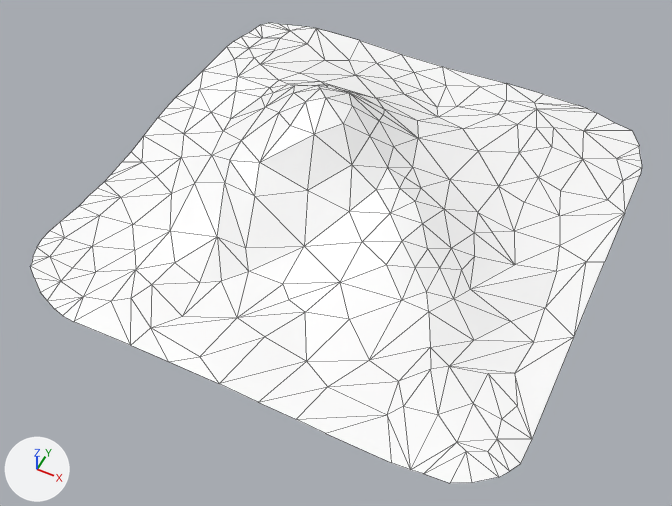
The glTF model public/assets/models/nature/ground_02.glb as it was, and as the next commit left it.
The view is the same before and after, from a 50 mm camera at (-8.9, -35.9, 39.2) aimed at (-25.1, -3.6, -1.2). Arrows for +X, +Y and +Z are at lower left; the lights stay in place. The older version comes first. Mesh edges are drawn as thin lines. Where no turn or scale is listed for an object, it has been applied to the vertices.

The older version as bpy lines, for what is in view:
```python
mat_nature_mat_01 = principled_material('Nature_Mat_01')
mat_nature_mat_01.base_color = (1.0, 1.0, 1.0)  # white #ffffff
me_plane_002 = bpy.data.meshes.new('Plane.002')
me_plane_002.from_pydata(...)  # 257 vertices, 440 faces; spans x -14.9..14.9, y -14.9..14.9, z 0.0..5.6
me_plane_002.materials.append(mat_nature_mat_01)  # white #ffffff
ob_ground_02 = bpy.data.objects.new('Ground_02', me_plane_002)
ob_ground_02.location = (-25.77, 0.0, -0.8)
```
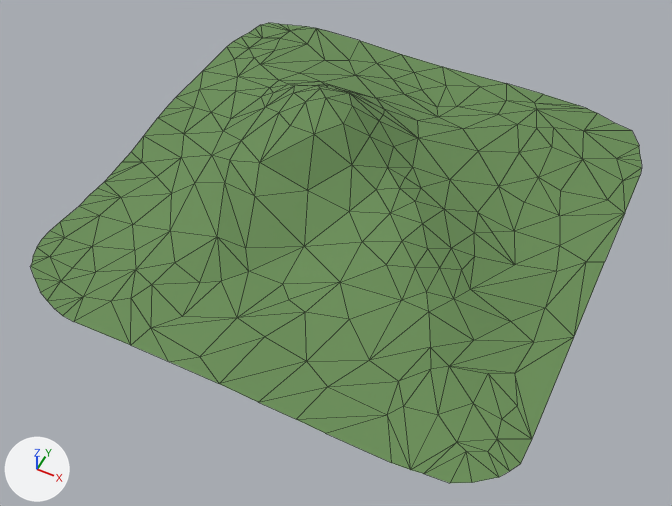
The newer file is also turned or shifted as a whole; pictures and numbers use the older file's frame.

What the commit changed:
Picture 'SimpleNature_Texture_01' (img_simplenature_texture_01) is new.
In material 'Nature_Mat_01' (mat_nature_mat_01), base_color is no longer (1.0, 1.0, 1.0), white #ffffff.
In material 'Nature_Mat_01' (mat_nature_mat_01), texture is now set to img_simplenature_texture_01.
In material 'Nature_Mat_01' (mat_nature_mat_01), roughness goes from 0.5 to 0.85.

What differs and where, as boxes (x1, y1, x2, y2) in the pictures (672 x 506 px):
'Ground_02', surface changed (white to green): (30, 23, 642, 483) in both
